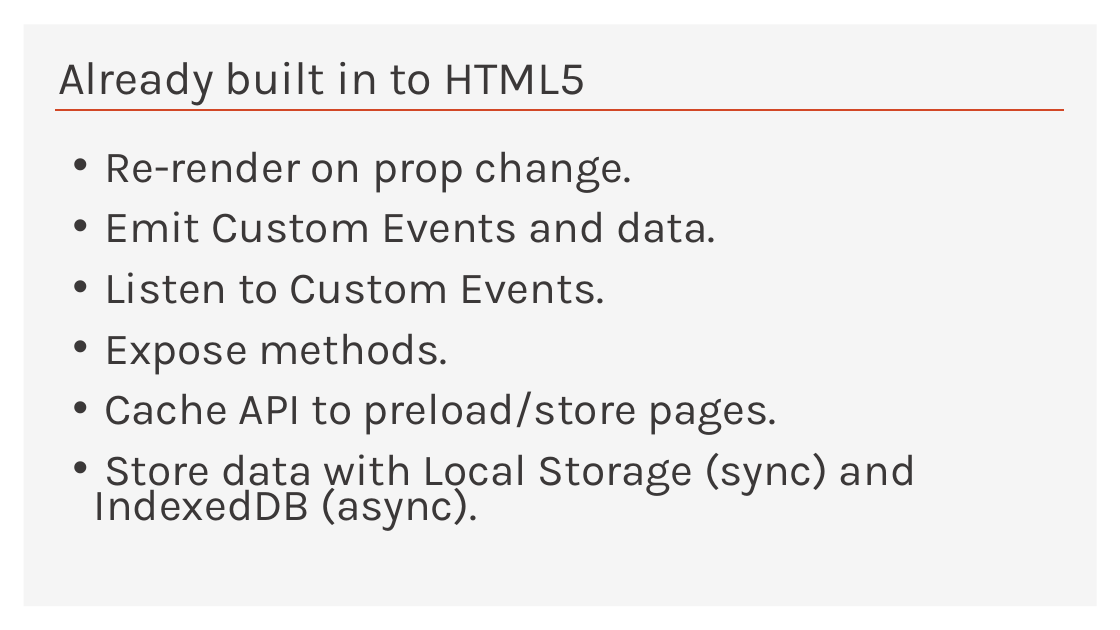
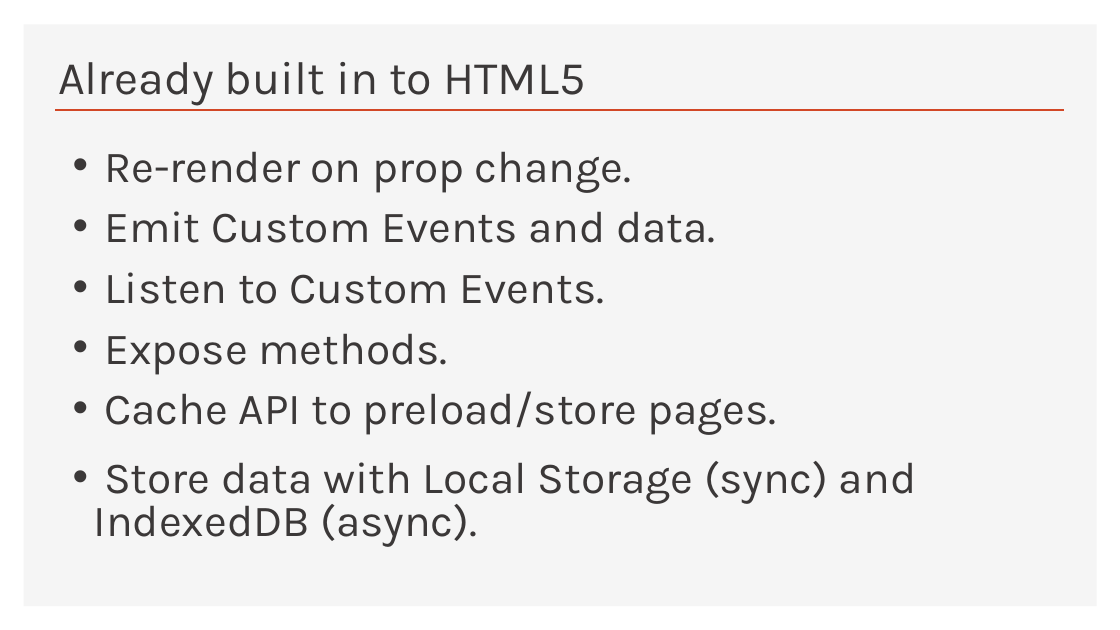
Before and after one commit to Python-Test-Engineer/web-components-v1, a slide deck: slide 6 of SLIDES/talk.pptx. Drawn at 1120x630 pixels with LibreOffice and Linux fonts; fonts in the diff are those of the drawing. Boxes give left, top, right and bottom in pixels: in the first picture for what was removed or moved away, otherwise in the second. Text is boxed around its words. In the diff, an @@ line names an element or a change of style, - is before the commit and + after.

```diff
--- a/SLIDES/talk.pptx
+++ b/SLIDES/talk.pptx
@@ text at [94, 461, 916, 547]: line spacing 30pt to 37pt @@
```
Also in this commit, not shown: 10 other slides changed, 2 other files.
